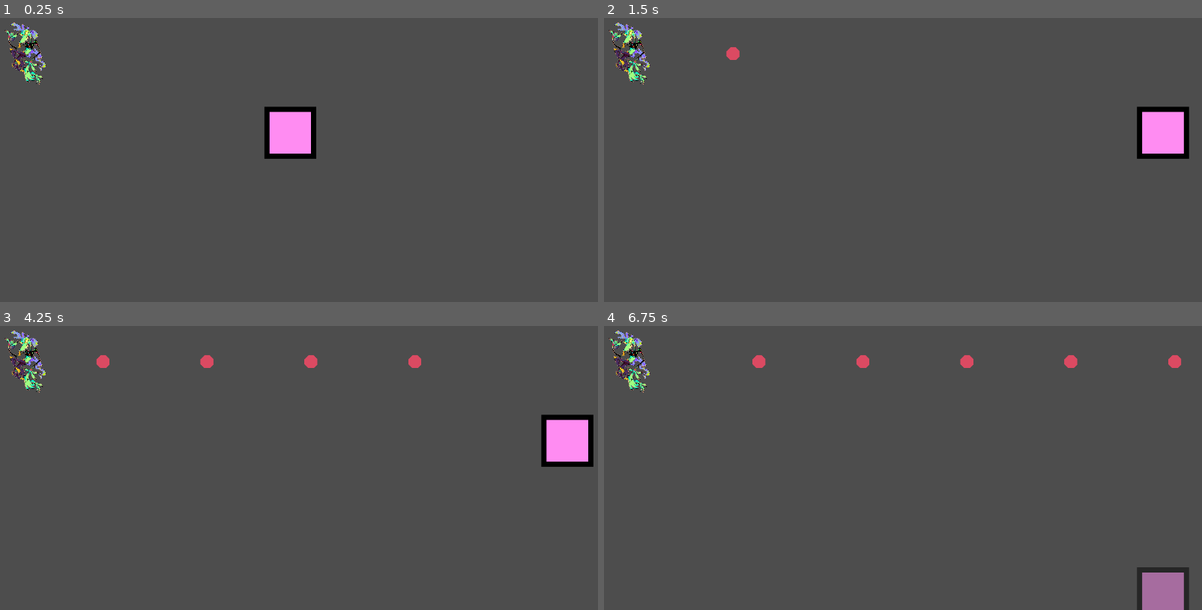
Above: before the commit, frames 1-4 (two rows, left to right).
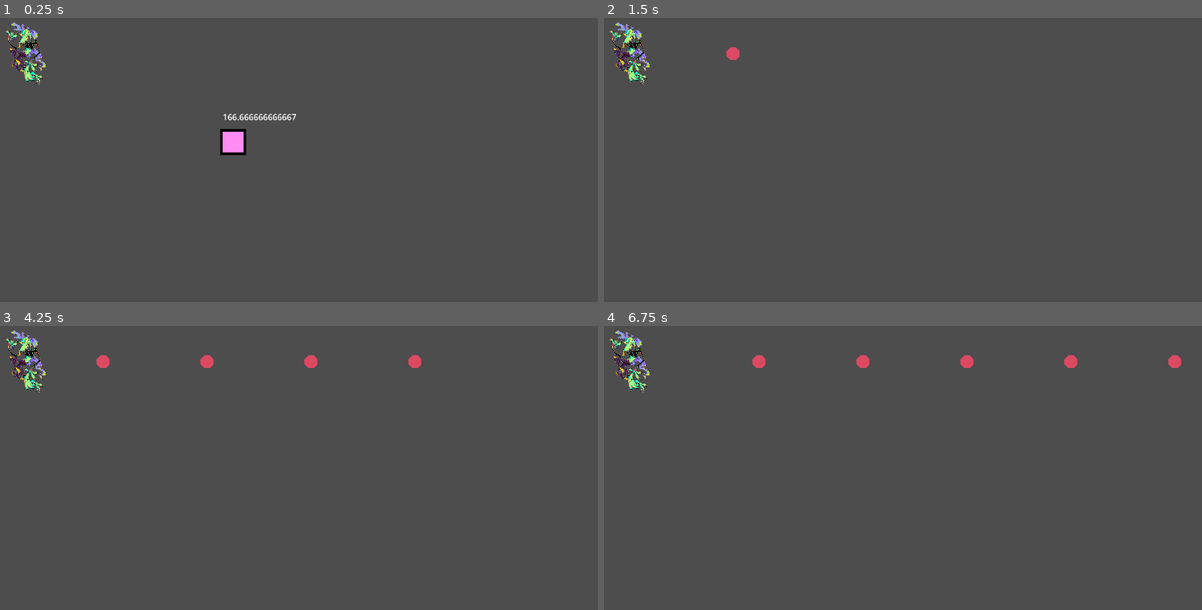
Above: after the commit, the same moments.

Repository: RoroZoro41/The_Kobold_Sisters
Game: Godot game, scene res://Scenes/main.tscn
The game is run twice, just before and just after one commit, with the same random seed, the same clock (stepped at 60 frames per second) and the same inputs.
Inputs (mouse positions are in pixels of both pictures, inside the frame that each line leads up to):
- Up to frame 1 (0.25 s): no input
- Up to frame 2 (1.5 s): tap Enter at 0.5 s; move the mouse to (1034, 117) at 0.52 s; hold D (right) 0.53-1.25 s; tap K (dodge) at 0.6 s; click (1034, 117) at 0.67 s; tap J (shoot) at 0.8 s; drag from (783, 151) to (873, 199) at 1.27 s
- Up to frame 3 (4.25 s): move the mouse to (358, 368) at 2.02 s; hold D (right) 2.03-2.75 s; tap K (dodge) at 2.1, 3.6 s; tap J (shoot) at 2.3, 3.8 s; drag from (269, 507) to (119, 391) at 2.77 s; move the mouse to (478, 493) at 3.52 s; hold A (left) from 3.53 s (still down)
- Up to frame 4 (6.75 s): release A (left) at 4.25 s; drag from (723, 391) to (813, 357) at 4.27 s; move the mouse to (932, 442) at 5.02 s; hold S (down) 5.03-5.75 s; tap K (dodge) at 5.1, 6.6 s; click (932, 442) at 5.17 s; tap J (shoot) at 5.3 s; drag from (813, 357) to (783, 459) at 5.77 s; move the mouse to (1034, 425) at 6.52 s; hold W (up) from 6.53 s (still down)

The runs differ from the first frame. In frame 1, 2.1% of the frame differs, in the area x 36-53%, y 31-50%; in frame 2, 1.6%; in frame 3, 1.6%; in frame 4, 1.3%.

Commit message:
Currently modifying dodge/bow movement

Diff:
--- a/Scenes/basic_boolet.tscn
+++ b/Scenes/basic_boolet.tscn
@@ -16,5 +16,14 @@
 polygon = PackedVector2Array(-25, 0, -25, -10, -10, -25, 10, -25, 25, -10, 25, 10, 10, 25, -10, 25, -25, 10)
 
 [node name="CollisionShape2D" type="CollisionShape2D" parent="."]
+visible = false
 shape = SubResource("RectangleShape2D_xkbuv")
 debug_color = Color(0, 0.595, 0.7, 0.321569)
+
+[node name="Area2D" type="Area2D" parent="."]
+
+[node name="AreaCollisionShape2D" type="CollisionShape2D" parent="Area2D"]
+shape = SubResource("RectangleShape2D_xkbuv")
+debug_color = Color(0, 0.595, 0.7, 0.321569)
+
+[connection signal="body_entered" from="Area2D" to="." method="_on_area_2d_body_entered"]
--- a/Scenes/main.tscn
+++ b/Scenes/main.tscn
@@ -6,7 +6,7 @@
 [node name="main" type="Node2D"]
 
 [node name="Player" parent="." instance=ExtResource("1_6lryt")]
-position = Vector2(560, 322)
+position = Vector2(450, 340)
 scale = Vector2(1, 1)
 
 [node name="Temp enemy shooter" parent="." instance=ExtResource("2_wkghl")]
--- a/Scenes/player.tscn
+++ b/Scenes/player.tscn
@@ -1,21 +1,24 @@
-[gd_scene load_steps=4 format=3 uid="uid://cdrlc0s5jotte"]
+[gd_scene load_steps=5 format=3 uid="uid://cdrlc0s5jotte"]
 
 [ext_resource type="Script" path="res://Scripts/player.gd" id="1_5bry1"]
 [ext_resource type="Texture2D" uid="uid://bfydqp48ijdw1" path="res://Sprites/lulu.png" id="1_083ke"]
 
 [sub_resource type="RectangleShape2D" id="RectangleShape2D_bpnrh"]
-size = Vector2(100, 100)
+size = Vector2(50, 50)
 
-[node name="Player" type="CharacterBody2D"]
+[sub_resource type="CircleShape2D" id="CircleShape2D_l1fbx"]
+radius = 100.0
+
+[node name="Lulu" type="CharacterBody2D"]
 scale = Vector2(0.5, 0.5)
 motion_mode = 1
 script = ExtResource("1_5bry1")
 
-[node name="Sprite2D" type="Sprite2D" parent="."]
-scale = Vector2(10, 10)
+[node name="LuluSprite" type="Sprite2D" parent="."]
+scale = Vector2(5, 5)
 texture = ExtResource("1_083ke")
 
-[node name="CollisionShape2D" type="CollisionShape2D" parent="."]
+[node name="LuluCollision" type="CollisionShape2D" parent="."]
 shape = SubResource("RectangleShape2D_bpnrh")
 
 [node name="Timers" type="Node2D" parent="."]
@@ -23,3 +26,14 @@
 [node name="Dash cooldown" type="Timer" parent="Timers"]
 wait_time = 0.5
 one_shot = true
+
+[node name="Area2D" type="Area2D" parent="."]
+
+[node name="CollisionShape2D" type="CollisionShape2D" parent="Area2D"]
+shape = SubResource("CircleShape2D_l1fbx")
+
+[node name="Label" type="Label" parent="."]
+offset_left = -20.0
+offset_top = -60.0
+offset_right = 20.0
+offset_bottom = -37.0
--- a/Scripts/basic_boolet.gd
+++ b/Scripts/basic_boolet.gd
@@ -1,4 +1,9 @@
 extends CharacterBody2D
 
-func _process(delta: float) -> void:
+func _process(_delta: float) -> void:
 	move_and_slide()
+
+
+func _on_area_2d_body_entered(body: Node2D) -> void:
+	if body != self:
+		queue_free()
--- a/Scripts/player.gd
+++ b/Scripts/player.gd
@@ -1,26 +1,47 @@
 extends CharacterBody2D
 
+@onready var lulu_sprite: Sprite2D = $LuluSprite
+
 #player speed
-var speed: float = 500
+const speed: float = 500
+var speed_Modifier: float = 1
 var speed_acceleration: float = speed/3
 var speed_deceleration: float = speed/3
+	#multiplication of speed during dashes
+var speed_acceleration_dash_multiplication: float = 4
+var speed_dash_multiplication: float = 4
+	#multiplication of speed during bow draw
+var speed_acceleration_bow_multiplication: float = 0.4
+var speed_bow_multiplication: float = 0.4
 
 #dodging
 @onready var dash_cooldown:Timer = $"Timers/Dash cooldown"
 var dodging_length: float = 0.05
 
 func  _physics_process(_delta: float) -> void:
-
+	$Label.text = str(speed_acceleration)
+#region Movement
 #PLAYER INPUTS
 	# Player slowly moves up to target speed, then slowly slows down to zero
 	var direction = Input.get_vector("left","right","up","down")
 	if (direction):
-		velocity = velocity.move_toward(direction * speed, speed_acceleration)
+		velocity = velocity.move_toward(direction * (speed * speed_Modifier), speed_acceleration)
 	else:
 		velocity = velocity.move_toward(Vector2.ZERO, speed_deceleration)
+#endregion
 	if Input.is_action_just_pressed("dodge"): dodge()
+#region Shooting
+	if Input.is_action_just_pressed("shoot"):
+		shoot()
+	if Input.is_action_just_released("shoot"):
+		speed_Modifier *= 1/speed_acceleration_bow_multiplication
+#endregion
+	move_and_slide()
 
-	move_and_slide()
+func shoot():
+	# Mulitplying speed
+	speed_Modifier *= speed_acceleration_bow_multiplication
+
 
 func dodge():
 # If you moving, or dash cooldown is active, exit function
@@ -28,22 +49,19 @@
 		return
 
 #TEMPORARY LINE, DELETE SOON
-	invincible(0.3)
+	invincible(dash_cooldown.time_left)
 
 	dash_cooldown.start()
-	var original_speed = speed
-	var original_speed_acceleration = speed_acceleration
 
 	# Mulitplying speed
-	speed *= 4
-	speed_acceleration *= 4
-
+	speed_Modifier *= speed_dash_multiplication
+	speed_acceleration *= speed_acceleration_dash_multiplication
+	# Wait [dodging_length] amount of time before ending the dash
 	await get_tree().create_timer(dodging_length).timeout
-	speed = original_speed
-	speed_acceleration = original_speed_acceleration
-
+	speed_Modifier *= speed_dash_multiplication
+	speed_acceleration *= speed_acceleration
 
 func invincible(invincibility_length:float = 0.5):
-	$Sprite2D.self_modulate.a = 0.5
+	lulu_sprite.self_modulate.a = 0.5
 	await get_tree().create_timer(invincibility_length).timeout
-	$Sprite2D.self_modulate.a = 1
+	lulu_sprite.self_modulate.a = 1
Not shown, added: ToDo.txt
